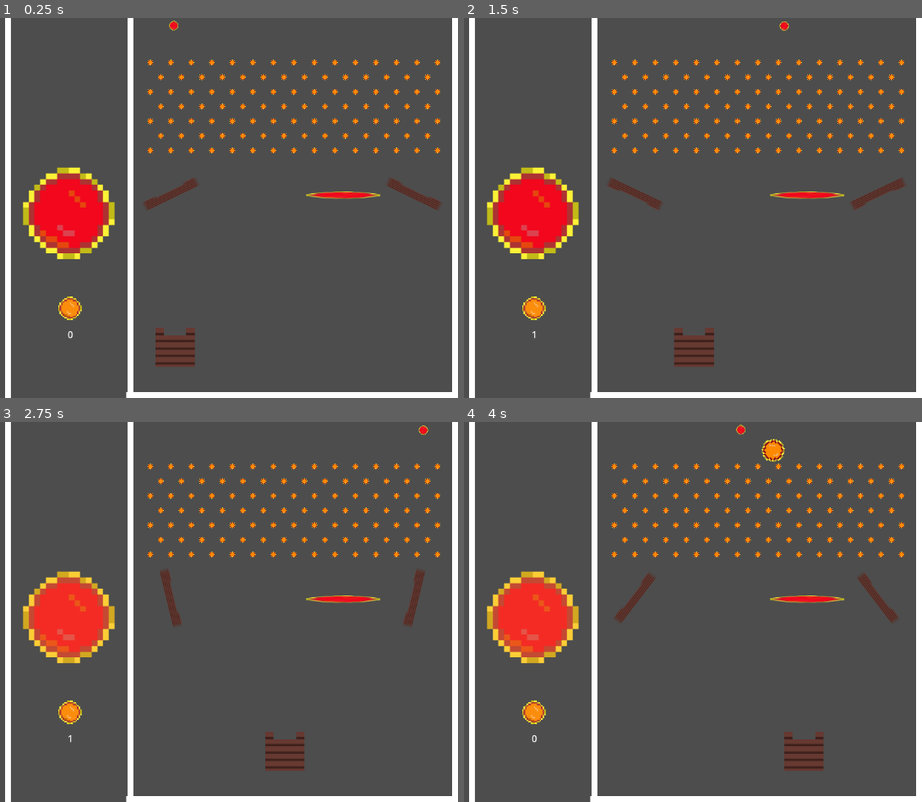
Above: before the commit, frames 1-4 (two rows, left to right).
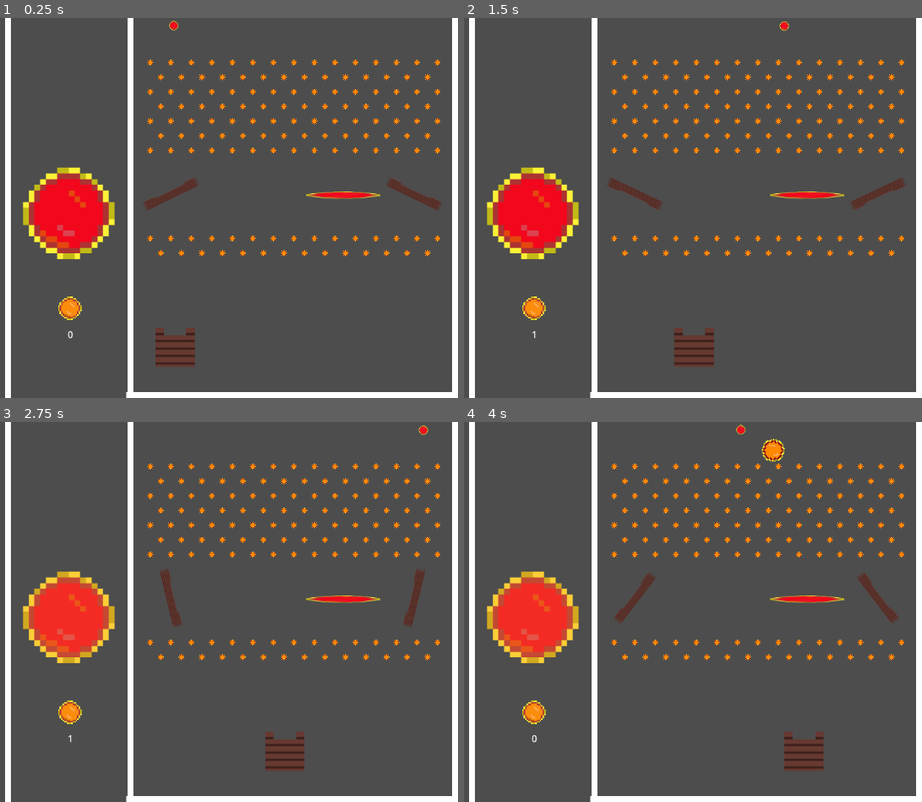
Above: after the commit, the same moments.

Repository: Fangross/Arcade-looter
Game: Godot game, scene res://SCENES/main.tscn
Two runs of this game, one before a commit and one after it. Both use one fixed random seed, a clock stepped at 60 frames per second and the inputs below.
Inputs (mouse positions are in pixels of both pictures, inside the frame that each line leads up to):
- Up to frame 1 (0.25 s): no input
- Up to frame 2 (1.5 s): click (532, 211) at 0.5 s; click (532, 306) at 1.25 s
- Up to frame 3 (2.75 s): click (68, 615) at 2 s
- Up to frame 4 (4 s): click (532, 710) at 2.75 s; click (532, 615) at 3.5 s

The runs differ from the first frame. In frame 1, 0.4% of the frame differs, in the area x 32-97%, y 57-63%; in frame 2, 0.4%; in frame 3, 0.4%; in frame 4, 0.4%.

Commit message:
Add files via upload

Diff:
--- a/loot/SCENES/main.tscn
+++ b/loot/SCENES/main.tscn
@@ -1,11 +1,11 @@
 [gd_scene format=3 uid="uid://3cy55wfiljec"]
 
 [ext_resource type="Texture2D" uid="uid://cgipjlyrkwkvh" path="res://ART/button.png" id="1_ys6xq"]
-[ext_resource type="Script" uid="uid://dvdj5hb58t7sw" path="res://SCENES/rotatingplatform1.gd" id="2_ab6ae"]
+[ext_resource type="Script" uid="uid://dvdj5hb58t7sw" path="res://SCRIPTS/rotatingplatform1.gd" id="2_ab6ae"]
 [ext_resource type="Texture2D" uid="uid://c20673vfa80yp" path="res://ART/button4.png" id="2_df0lc"]
 [ext_resource type="Texture2D" uid="uid://bybo3tbyk8jm4" path="res://ART/button2.png" id="3_h2jjw"]
 [ext_resource type="Texture2D" uid="uid://c5pskbn021fbt" path="res://PLACEHOLDER/button3.png" id="4_ab6ae"]
-[ext_resource type="Script" uid="uid://cj14duj7fplyy" path="res://SCENES/rotatingplatform_2.gd" id="4_ceyew"]
+[ext_resource type="Script" uid="uid://cj14duj7fplyy" path="res://SCRIPTS/rotatingplatform_2.gd" id="4_ceyew"]
 [ext_resource type="Script" uid="uid://chra1ane45ay1" path="res://SCRIPTS/node.gd" id="5_ceyew"]
 [ext_resource type="Script" uid="uid://b1gk4th6cfd1x" path="res://SCRIPTS/animatable_body_2d.gd" id="6_o4jo6"]
 [ext_resource type="Script" uid="uid://belsbryf7lhh2" path="res://SCRIPTS/deathzone.gd" id="7_df0lc"]
@@ -1191,6 +1191,329 @@
 [node name="peg art102" type="Sprite2D" parent="pegs/plinko peg" unique_id=1779453052]
 texture_filter = 1
 position = Vector2(490, 150)
+scale = Vector2(0.74848247, 0.74848247)
+texture = ExtResource("4_ab6ae")
+
+[node name="row 8" type="Node" parent="pegs/plinko peg" unique_id=1635016451]
+
+[node name="peg colider103" type="CollisionShape2D" parent="pegs/plinko peg" unique_id=872550460]
+position = Vector2(0, 300)
+scale = Vector2(0.5550533, 0.5550533)
+shape = SubResource("CircleShape2D_lquwl")
+
+[node name="peg art103" type="Sprite2D" parent="pegs/plinko peg" unique_id=1392054203]
+texture_filter = 1
+position = Vector2(0, 300)
+scale = Vector2(0.74848247, 0.74848247)
+texture = ExtResource("4_ab6ae")
+
+[node name="peg colider104" type="CollisionShape2D" parent="pegs/plinko peg" unique_id=639900784]
+position = Vector2(35, 300)
+scale = Vector2(0.5550533, 0.5550533)
+shape = SubResource("CircleShape2D_lquwl")
+
+[node name="peg art104" type="Sprite2D" parent="pegs/plinko peg" unique_id=1916115455]
+texture_filter = 1
+position = Vector2(35, 300)
+scale = Vector2(0.74848247, 0.74848247)
+texture = ExtResource("4_ab6ae")
+
+[node name="peg colider105" type="CollisionShape2D" parent="pegs/plinko peg" unique_id=219245869]
+position = Vector2(70, 300)
+scale = Vector2(0.5550533, 0.5550533)
+shape = SubResource("CircleShape2D_lquwl")
+
+[node name="peg art105" type="Sprite2D" parent="pegs/plinko peg" unique_id=691801229]
+texture_filter = 1
+position = Vector2(70, 300)
+scale = Vector2(0.74848247, 0.74848247)
+texture = ExtResource("4_ab6ae")
+
+[node name="peg colider106" type="CollisionShape2D" parent="pegs/plinko peg" unique_id=1686015660]
+position = Vector2(105, 300)
+scale = Vector2(0.5550533, 0.5550533)
+shape = SubResource("CircleShape2D_lquwl")
+
+[node name="peg art106" type="Sprite2D" parent="pegs/plinko peg" unique_id=516945481]
+texture_filter = 1
+position = Vector2(105, 300)
+scale = Vector2(0.74848247, 0.74848247)
+texture = ExtResource("4_ab6ae")
+
+[node name="peg colider107" type="CollisionShape2D" parent="pegs/plinko peg" unique_id=1388786327]
+position = Vector2(140, 300)
+scale = Vector2(0.5550533, 0.5550533)
+shape = SubResource("CircleShape2D_lquwl")
+
+[node name="peg art107" type="Sprite2D" parent="pegs/plinko peg" unique_id=597843580]
+texture_filter = 1
+position = Vector2(140, 300)
+scale = Vector2(0.74848247, 0.74848247)
+texture = ExtResource("4_ab6ae")
+
+[node name="peg colider108" type="CollisionShape2D" parent="pegs/plinko peg" unique_id=1006923106]
+position = Vector2(175, 300)
+scale = Vector2(0.5550533, 0.5550533)
+shape = SubResource("CircleShape2D_lquwl")
+
+[node name="peg art108" type="Sprite2D" parent="pegs/plinko peg" unique_id=189286500]
+texture_filter = 1
+position = Vector2(175, 300)
+scale = Vector2(0.74848247, 0.74848247)
+texture = ExtResource("4_ab6ae")
+
+[node name="peg colider109" type="CollisionShape2D" parent="pegs/plinko peg" unique_id=2129369886]
+position = Vector2(210, 300)
+scale = Vector2(0.5550533, 0.5550533)
+shape = SubResource("CircleShape2D_lquwl")
+
+[node name="peg art109" type="Sprite2D" parent="pegs/plinko peg" unique_id=303352330]
+texture_filter = 1
+position = Vector2(210, 300)
+scale = Vector2(0.74848247, 0.74848247)
+texture = ExtResource("4_ab6ae")
+
+[node name="peg colider110" type="CollisionShape2D" parent="pegs/plinko peg" unique_id=111217074]
+position = Vector2(245, 300)
+scale = Vector2(0.5550533, 0.5550533)
+shape = SubResource("CircleShape2D_lquwl")
+
+[node name="peg art110" type="Sprite2D" parent="pegs/plinko peg" unique_id=855210375]
+texture_filter = 1
+position = Vector2(245, 300)
+scale = Vector2(0.74848247, 0.74848247)
+texture = ExtResource("4_ab6ae")
+
+[node name="peg colider111" type="CollisionShape2D" parent="pegs/plinko peg" unique_id=500192431]
+position = Vector2(280, 300)
+scale = Vector2(0.5550533, 0.5550533)
+shape = SubResource("CircleShape2D_lquwl")
+
+[node name="peg art111" type="Sprite2D" parent="pegs/plinko peg" unique_id=115974132]
+texture_filter = 1
+position = Vector2(280, 300)
+scale = Vector2(0.74848247, 0.74848247)
+texture = ExtResource("4_ab6ae")
+
+[node name="peg colider112" type="CollisionShape2D" parent="pegs/plinko peg" unique_id=157422925]
+position = Vector2(315, 300)
+scale = Vector2(0.5550533, 0.5550533)
+shape = SubResource("CircleShape2D_lquwl")
+
+[node name="peg art112" type="Sprite2D" parent="pegs/plinko peg" unique_id=888750204]
+texture_filter = 1
+position = Vector2(315, 300)
+scale = Vector2(0.74848247, 0.74848247)
+texture = ExtResource("4_ab6ae")
+
+[node name="peg colider113" type="CollisionShape2D" parent="pegs/plinko peg" unique_id=191108365]
+position = Vector2(350, 300)
+scale = Vector2(0.5550533, 0.5550533)
+shape = SubResource("CircleShape2D_lquwl")
+
+[node name="peg art113" type="Sprite2D" parent="pegs/plinko peg" unique_id=1339036926]
+texture_filter = 1
+position = Vector2(350, 300)
+scale = Vector2(0.74848247, 0.74848247)
+texture = ExtResource("4_ab6ae")
+
+[node name="peg colider114" type="CollisionShape2D" parent="pegs/plinko peg" unique_id=655324331]
+position = Vector2(385, 300)
+scale = Vector2(0.5550533, 0.5550533)
+shape = SubResource("CircleShape2D_lquwl")
+
+[node name="peg art114" type="Sprite2D" parent="pegs/plinko peg" unique_id=1725906594]
+texture_filter = 1
+position = Vector2(385, 300)
+scale = Vector2(0.74848247, 0.74848247)
+texture = ExtResource("4_ab6ae")
+
+[node name="peg colider115" type="CollisionShape2D" parent="pegs/plinko peg" unique_id=436303109]
+position = Vector2(420, 300)
+scale = Vector2(0.5550533, 0.5550533)
+shape = SubResource("CircleShape2D_lquwl")
+
+[node name="peg art115" type="Sprite2D" parent="pegs/plinko peg" unique_id=1409022597]
+texture_filter = 1
+position = Vector2(420, 300)
+scale = Vector2(0.74848247, 0.74848247)
+texture = ExtResource("4_ab6ae")
+
+[node name="peg colider116" type="CollisionShape2D" parent="pegs/plinko peg" unique_id=1247475629]
+position = Vector2(455, 300)
+scale = Vector2(0.5550533, 0.5550533)
+shape = SubResource("CircleShape2D_lquwl")
+
+[node name="peg art116" type="Sprite2D" parent="pegs/plinko peg" unique_id=232769920]
+texture_filter = 1
+position = Vector2(455, 300)
+scale = Vector2(0.74848247, 0.74848247)
+texture = ExtResource("4_ab6ae")
+
+[node name="peg colider117" type="CollisionShape2D" parent="pegs/plinko peg" unique_id=799373989]
+position = Vector2(490, 300)
+scale = Vector2(0.5550533, 0.5550533)
+shape = SubResource("CircleShape2D_lquwl")
+
+[node name="peg art117" type="Sprite2D" parent="pegs/plinko peg" unique_id=544402966]
+texture_filter = 1
+position = Vector2(490, 300)
+scale = Vector2(0.74848247, 0.74848247)
+texture = ExtResource("4_ab6ae")
+
+[node name="row 9" type="Node" parent="pegs/plinko peg" unique_id=2132196365]
+
+[node name="peg colider118" type="CollisionShape2D" parent="pegs/plinko peg" unique_id=672306396]
+position = Vector2(18, 325)
+scale = Vector2(0.5550533, 0.5550533)
+shape = SubResource("CircleShape2D_lquwl")
+
+[node name="peg art118" type="Sprite2D" parent="pegs/plinko peg" unique_id=1413872090]
+texture_filter = 1
+position = Vector2(18, 325)
+scale = Vector2(0.74848247, 0.74848247)
+texture = ExtResource("4_ab6ae")
+
+[node name="peg colider119" type="CollisionShape2D" parent="pegs/plinko peg" unique_id=31222156]
+position = Vector2(53, 325)
+scale = Vector2(0.5550533, 0.5550533)
+shape = SubResource("CircleShape2D_lquwl")
+
+[node name="peg art119" type="Sprite2D" parent="pegs/plinko peg" unique_id=998619257]
+texture_filter = 1
+position = Vector2(53, 325)
+scale = Vector2(0.74848247, 0.74848247)
+texture = ExtResource("4_ab6ae")
+
+[node name="peg colider120" type="CollisionShape2D" parent="pegs/plinko peg" unique_id=1192337764]
+position = Vector2(88, 325)
+scale = Vector2(0.5550533, 0.5550533)
+shape = SubResource("CircleShape2D_lquwl")
+
+[node name="peg art120" type="Sprite2D" parent="pegs/plinko peg" unique_id=1385842338]
+texture_filter = 1
+position = Vector2(88, 325)
+scale = Vector2(0.74848247, 0.74848247)
+texture = ExtResource("4_ab6ae")
+
+[node name="peg colider121" type="CollisionShape2D" parent="pegs/plinko peg" unique_id=954676097]
+position = Vector2(123, 325)
+scale = Vector2(0.5550533, 0.5550533)
+shape = SubResource("CircleShape2D_lquwl")
+
+[node name="peg art121" type="Sprite2D" parent="pegs/plinko peg" unique_id=651798667]
+texture_filter = 1
+position = Vector2(123, 325)
+scale = Vector2(0.74848247, 0.74848247)
+texture = ExtResource("4_ab6ae")
+
+[node name="peg colider122" type="CollisionShape2D" parent="pegs/plinko peg" unique_id=752326513]
+position = Vector2(158, 325)
+scale = Vector2(0.5550533, 0.5550533)
+shape = SubResource("CircleShape2D_lquwl")
+
+[node name="peg art122" type="Sprite2D" parent="pegs/plinko peg" unique_id=1838828776]
+texture_filter = 1
+position = Vector2(158, 325)
+scale = Vector2(0.74848247, 0.74848247)
+texture = ExtResource("4_ab6ae")
+
+[node name="peg colider123" type="CollisionShape2D" parent="pegs/plinko peg" unique_id=582182609]
+position = Vector2(193, 325)
+scale = Vector2(0.5550533, 0.5550533)
+shape = SubResource("CircleShape2D_lquwl")
+
+[node name="peg art123" type="Sprite2D" parent="pegs/plinko peg" unique_id=1043325561]
+texture_filter = 1
+position = Vector2(193, 325)
+scale = Vector2(0.74848247, 0.74848247)
+texture = ExtResource("4_ab6ae")
+
+[node name="peg colider124" type="CollisionShape2D" parent="pegs/plinko peg" unique_id=549976742]
+position = Vector2(228, 325)
+scale = Vector2(0.5550533, 0.5550533)
+shape = SubResource("CircleShape2D_lquwl")
+
+[node name="peg art124" type="Sprite2D" parent="pegs/plinko peg" unique_id=970808546]
+texture_filter = 1
+position = Vector2(228, 325)
+scale = Vector2(0.74848247, 0.74848247)
+texture = ExtResource("4_ab6ae")
+
+[node name="peg colider125" type="CollisionShape2D" parent="pegs/plinko peg" unique_id=783103866]
+position = Vector2(263, 325)
+scale = Vector2(0.5550533, 0.5550533)
+shape = SubResource("CircleShape2D_lquwl")
+
+[node name="peg art125" type="Sprite2D" parent="pegs/plinko peg" unique_id=1356266243]
+texture_filter = 1
+position = Vector2(263, 325)
+scale = Vector2(0.74848247, 0.74848247)
+texture = ExtResource("4_ab6ae")
+
+[node name="peg colider126" type="CollisionShape2D" parent="pegs/plinko peg" unique_id=1385947136]
+position = Vector2(298, 325)
+scale = Vector2(0.5550533, 0.5550533)
+shape = SubResource("CircleShape2D_lquwl")
+
+[node name="peg art126" type="Sprite2D" parent="pegs/plinko peg" unique_id=621310769]
+texture_filter = 1
+position = Vector2(298, 325)
+scale = Vector2(0.74848247, 0.74848247)
+texture = ExtResource("4_ab6ae")
+
+[node name="peg colider127" type="CollisionShape2D" parent="pegs/plinko peg" unique_id=1671660322]
+position = Vector2(333, 325)
+scale = Vector2(0.5550533, 0.5550533)
+shape = SubResource("CircleShape2D_lquwl")
+
+[node name="peg art127" type="Sprite2D" parent="pegs/plinko peg" unique_id=738682235]
+texture_filter = 1
+position = Vector2(333, 325)
+scale = Vector2(0.74848247, 0.74848247)
+texture = ExtResource("4_ab6ae")
+
+[node name="peg colider128" type="CollisionShape2D" parent="pegs/plinko peg" unique_id=650013413]
+position = Vector2(368, 325)
+scale = Vector2(0.5550533, 0.5550533)
+shape = SubResource("CircleShape2D_lquwl")
+
+[node name="peg art128" type="Sprite2D" parent="pegs/plinko peg" unique_id=271911550]
+texture_filter = 1
+position = Vector2(368, 325)
+scale = Vector2(0.74848247, 0.74848247)
+texture = ExtResource("4_ab6ae")
+
+[node name="peg colider129" type="CollisionShape2D" parent="pegs/plinko peg" unique_id=1596788189]
+position = Vector2(403, 325)
+scale = Vector2(0.5550533, 0.5550533)
+shape = SubResource("CircleShape2D_lquwl")
+
+[node name="peg art129" type="Sprite2D" parent="pegs/plinko peg" unique_id=555120012]
+texture_filter = 1
+position = Vector2(403, 325)
+scale = Vector2(0.74848247, 0.74848247)
+texture = ExtResource("4_ab6ae")
+
+[node name="peg colider130" type="CollisionShape2D" parent="pegs/plinko peg" unique_id=753396024]
+position = Vector2(438, 325)
+scale = Vector2(0.5550533, 0.5550533)
+shape = SubResource("CircleShape2D_lquwl")
+
+[node name="peg art130" type="Sprite2D" parent="pegs/plinko peg" unique_id=1877950139]
+texture_filter = 1
+position = Vector2(438, 325)
+scale = Vector2(0.74848247, 0.74848247)
+texture = ExtResource("4_ab6ae")
+
+[node name="peg colider131" type="CollisionShape2D" parent="pegs/plinko peg" unique_id=1182989043]
+position = Vector2(473, 325)
+scale = Vector2(0.5550533, 0.5550533)
+shape = SubResource("CircleShape2D_lquwl")
+
+[node name="peg art131" type="Sprite2D" parent="pegs/plinko peg" unique_id=1952962178]
+texture_filter = 1
+position = Vector2(473, 325)
 scale = Vector2(0.74848247, 0.74848247)
 texture = ExtResource("4_ab6ae")
 
--- /dev/null
+++ b/loot/SCRIPTS/rotatingplatform1.gd
@@ -0,0 +1,6 @@
+extends AnimatableBody2D
+
+
+
+func _process(delta: float) -> void:
+	rotation -= 1.8 * delta
--- /dev/null
+++ b/loot/SCRIPTS/rotatingplatform_2.gd
@@ -0,0 +1,5 @@
+extends AnimatableBody2D
+
+
+func _process(delta: float) -> void:
+	rotation += 1.8 * delta
Not shown, added: loot/SCRIPTS/rotatingplatform1.gd.uid
Not shown, added: loot/SCRIPTS/rotatingplatform_2.gd.uid
